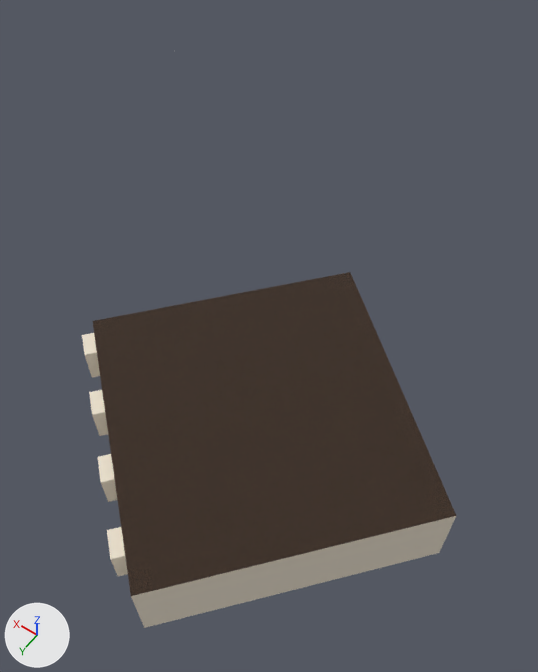
The glTF model assets/source/worlds/leonberg/handmade/schloss/schloss_eg_kueche.glb, before and after one commit.
Rendered twice from a 50 mm camera at (-43.7, 46.2, 37.0) aimed at (-27.1, 22.9, 0.5). Arrows for +X, +Y and +Z are at lower left; the lights stay in place. The first picture is the older version. Vertices at exactly the same position are counted once.

The scene before the commit, as lines of its bpy script (objects in view):
```python
me_schloss_eg_kueche = bpy.data.meshes.new('schloss_eg_kueche')
me_schloss_eg_kueche.from_pydata(...)  # 114 vertices, 150 faces; spans x -42.5..-24.1, y 23.2..41.6, z 6.3..10.1
# faces by material slot: [16, 112, 16, 2, 4]
me_schloss_eg_kueche.materials.append(mat_frame)
me_schloss_eg_kueche.materials.append(mat_plaster_white)  # its picture is missing
me_schloss_eg_kueche.materials.append(mat_stone)  # its picture is missing
me_schloss_eg_kueche.materials.append(mat_stone_slab)  # its picture is missing
me_schloss_eg_kueche.materials.append(mat_timber_dark)
ob_schloss_eg_kueche = bpy.data.objects.new('schloss_eg_kueche', me_schloss_eg_kueche)
ob_schloss_eg_kueche.location = (0.0, 0.0, 0.0)
```
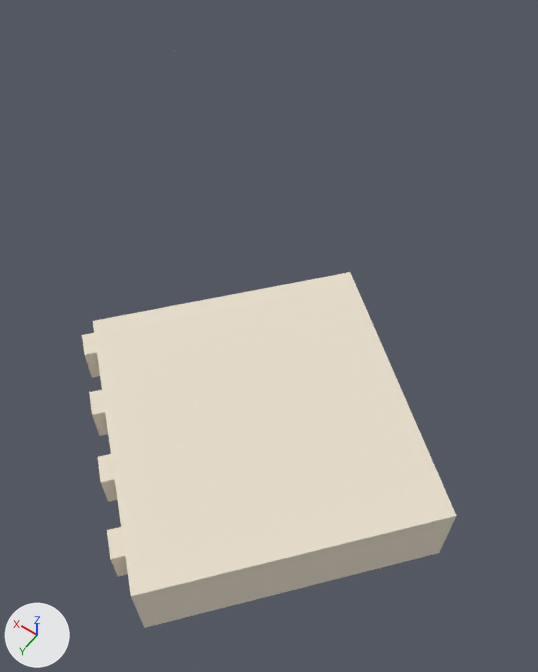
Diff of the bpy script that builds the scene:
```diff
--- a/assets/source/worlds/leonberg/handmade/schloss/schloss_eg_kueche.glb.py
+++ b/assets/source/worlds/leonberg/handmade/schloss/schloss_eg_kueche.glb.py
@@ me_schloss_eg_kueche @@
 # used by ob_schloss_eg_kueche; location = (0.0, 0.0, 0.0)
-me_schloss_eg_kueche.from_pydata(...)  # 114 vertices, 150 faces; spans x -42.5..-24.1, y 23.2..41.6, z 6.3..10.1
+me_schloss_eg_kueche.from_pydata(...)  # 202 vertices, 216 faces; spans x -42.5..-24.1, y 23.2..41.6, z 6.3..10.1
+# me_schloss_eg_kueche part 1: 2 faces spanning x -42.5..-24.2, y 23.4..41.6, z 10.1 switch from mat_timber_dark to mat_plaster_white (its picture is missing)
+# edits to the shape of me_schloss_eg_kueche do not show in these pictures
 me_schloss_eg_kueche.materials.append(mat_frame)
```

What differs and where, as boxes (x1, y1, x2, y2) in the pictures (538 x 672 px):
part 1 of me_schloss_eg_kueche, recoloured (brown to white)
    both: (93, 272, 456, 596)
